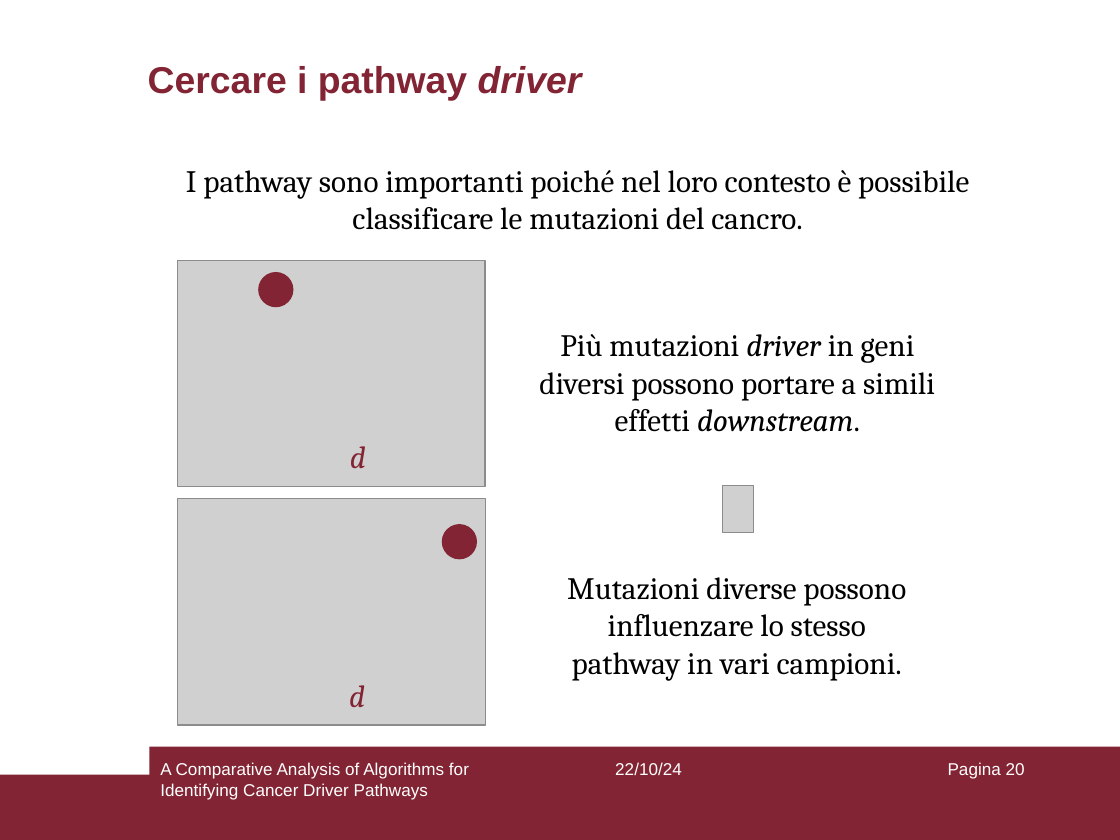
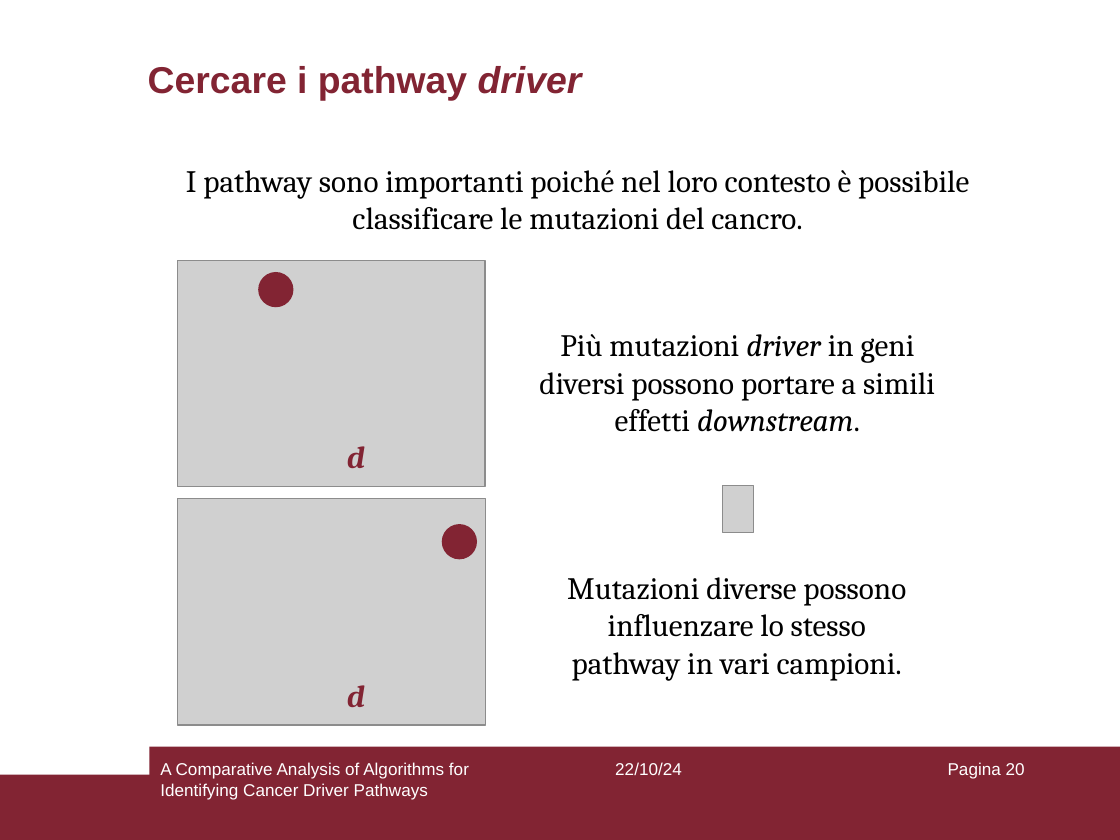
Before and after one commit to aflaag/bsc-thesis, a slide deck: slide 20 of presentation/slides.odp. Drawn at 1120x840 pixels with LibreOffice and Linux fonts; fonts in the diff are those of the drawing; grey boxes stand for pictures. Boxes give left, top, right and bottom in pixels: in the first picture for what was removed or moved away, otherwise in the second. Text is boxed around its words. In the diff, an @@ line names an element or a change of style, - is before the commit and + after.

Commit message:
small fixes on slides + pdf export

```diff
--- a/presentation/slides.odp
+++ b/presentation/slides.odp
@@ text "d" at [347,446,365,468]: bold on @@
@@ text "d" at [347,685,365,707]: bold on @@
```
Also in this commit, not shown: 2 other files.
